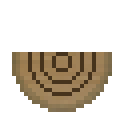
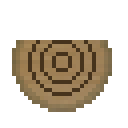
Layer changes from the first 128px x 128px image to the second:
painted on "Layer 1" over [12, 40, 112, 52]
